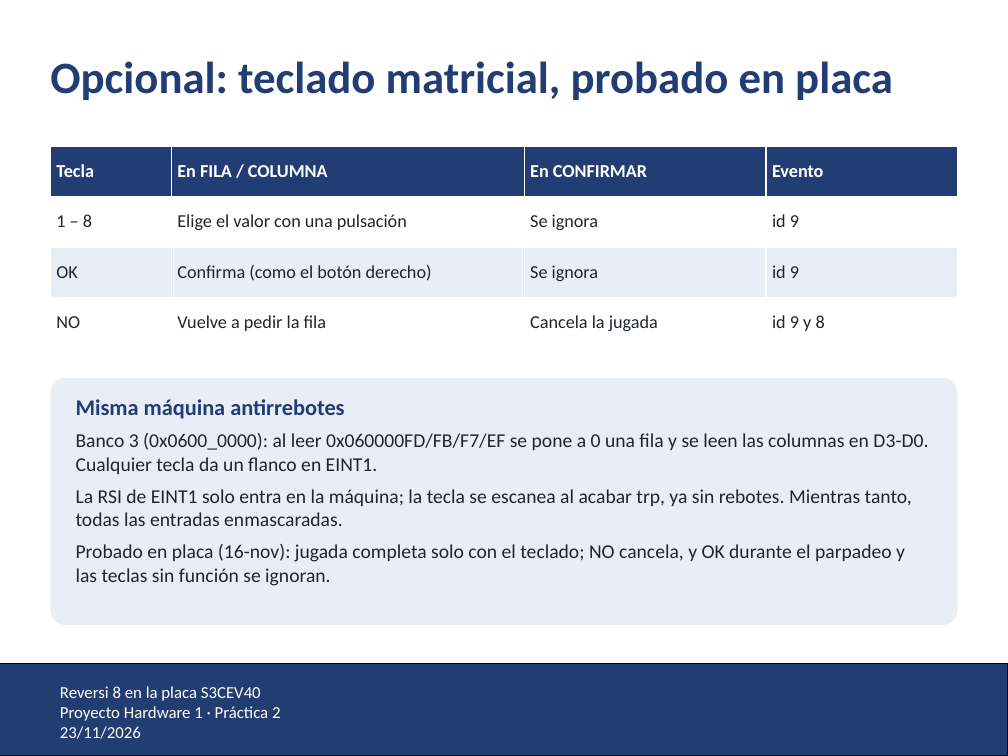
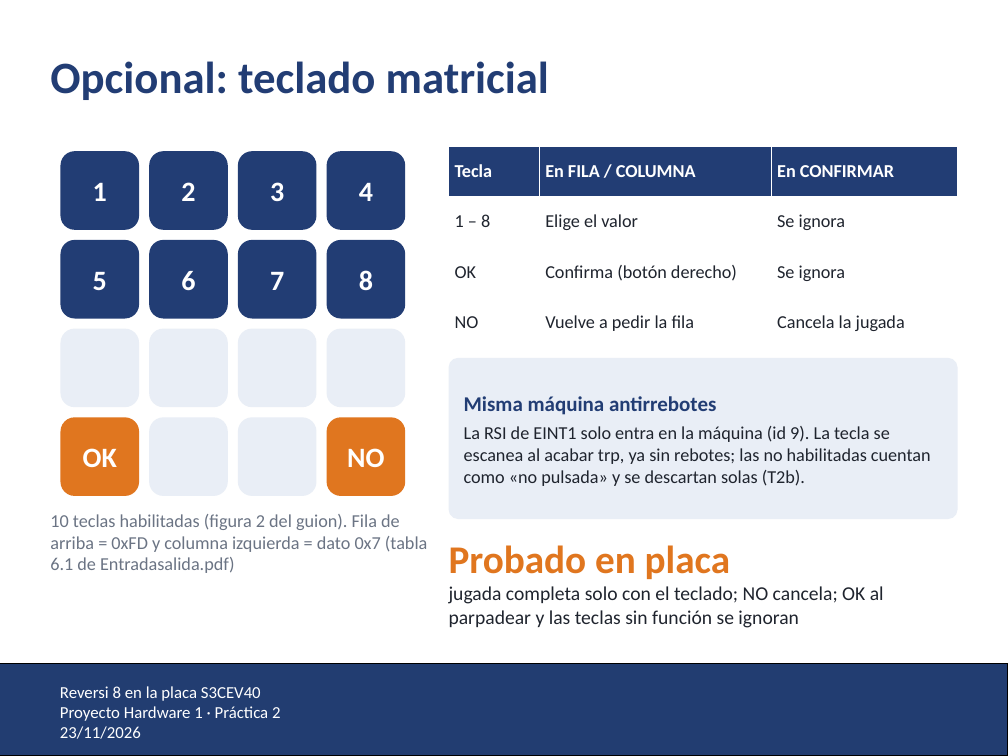
Before and after one commit to sergiobenedi/P2_PH_873042_960280, a slide deck: slide 10 of presentacion/Presentacion_P2_unizar.pptx (slide 18 before the commit). Drawn at 1008x756 pixels with LibreOffice and Linux fonts; fonts in the diff are those of the drawing; background and template pictures are left out. Boxes give left, top, right and bottom in pixels: in the first picture for what was removed or moved away, otherwise in the second. Text is boxed around its words. In the diff, an @@ line names an element or a change of style, - is before the commit and + after.

```diff
--- a/presentacion/Presentacion_P2_unizar.pptx
+++ b/presentacion/Presentacion_P2_unizar.pptx
@@ title at (50,61,549,100): text changed @@
-Opcional: teclado matricial, probado en placa
+Opcional: teclado matricial
@@ table at (449,146,958,348) @@
-column 2, row 2: Elige el valor con una pulsación
+column 2, row 2: Elige el valor
-column 2, row 3: Confirma (como el botón derecho)
+column 2, row 3: Confirma (botón derecho)
-column 4: Evento | id 9 | id 9 | id 9 y 8
@@ table: place and size @@
-table at (50,146,958,348)
+table at (449,146,958,348)
@@ rounded rectangle added at (60,151,139,230), fill #223D74, 20 pt, text #FFFFFF, bold @@
+1
@@ rounded rectangle added at (149,151,228,230), fill #223D74, 20 pt, text #FFFFFF, bold @@
+2
@@ rounded rectangle added at (238,151,317,230), fill #223D74, 20 pt, text #FFFFFF, bold @@
+3
@@ rounded rectangle added at (327,151,405,230), fill #223D74, 20 pt, text #FFFFFF, bold @@
+4
@@ rounded rectangle added at (60,240,139,319), fill #223D74, 20 pt, text #FFFFFF, bold @@
+5
@@ rounded rectangle added at (149,240,228,319), fill #223D74, 20 pt, text #FFFFFF, bold @@
+6
@@ rounded rectangle added at (238,240,317,319), fill #223D74, 20 pt, text #FFFFFF, bold @@
+7
@@ rounded rectangle added at (327,240,405,319), fill #223D74, 20 pt, text #FFFFFF, bold @@
+8
@@ rounded rectangle added at (60,329,139,407), fill #E9EEF6 @@
@@ rounded rectangle added at (149,329,228,407), fill #E9EEF6 @@
@@ rounded rectangle added at (238,329,317,407), fill #E9EEF6 @@
@@ rounded rectangle added at (327,329,405,407), fill #E9EEF6 @@
@@ rounded rectangle: place and size @@
-rounded rectangle at (50,378,958,625)
+rounded rectangle at (449,358,958,519)
@@ rounded rectangle added at (60,417,139,496), fill #E0761F, 20 pt, text #FFFFFF, bold @@
+OK
@@ text removed at (76,399,928,586) @@
-Misma máquina antirrebotes
-Banco 3 (0x0600_0000): al leer 0x060000FD/FB/F7/EF se pone a 0 una fila y se leen las columnas en D3-D0. Cualquier tecla da un flanco en EINT1.
-La RSI de EINT1 solo entra en la máquina; la tecla se escanea al acabar trp, ya sin rebotes. Mientras tanto, todas las entradas enmascaradas.
-Probado en placa (16-nov): jugada completa solo con el teclado; NO cancela, y OK durante el parpadeo y las teclas sin función se ignoran.
@@ rounded rectangle added at (149,417,228,496), fill #E9EEF6 @@
@@ rounded rectangle added at (238,417,317,496), fill #E9EEF6 @@
@@ rounded rectangle added at (327,417,405,496), fill #E0761F, 20 pt, text #FFFFFF, bold @@
+NO
@@ text added at (464,396,931,486), 13 pt, text #1F242E @@
+Misma máquina antirrebotes
+La RSI de EINT1 solo entra en la máquina (id 9). La tecla se escanea al acabar trp, ya sin rebotes; las no habilitadas cuentan como «no pulsada» y se descartan solas (T2b).
@@ text added at (50,514,427,573), 13 pt, text #6B7484 @@
+10 teclas habilitadas (figura 2 del guion). Fila de arriba = 0xFD y columna izquierda = dato 0x7 (tabla 6.1 de Entradasalida.pdf)
@@ text added at (449,545,884,628), 14 pt, text #1F242E @@
+Probado en placa
+jugada completa solo con el teclado; NO cancela; OK al parpadear y las teclas sin función se ignoran
```
Also in this commit, not shown: 3 other slides changed, 1 slide added, 2 other files.
